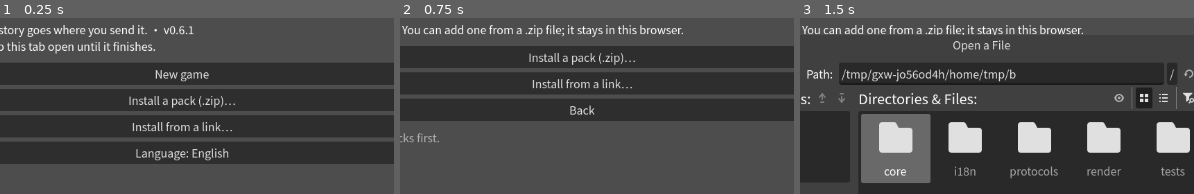
Above: before the commit, frames 1-3 (left to right).
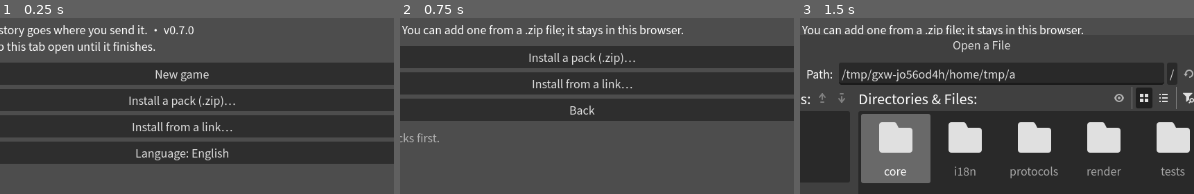
Above: after the commit, the same moments.

Repository: liberalluz/lethebar
Game: Godot game, scene res://render/main.tscn
Two runs of this game, one before a commit and one after it. Both use one fixed random seed, a clock stepped at 60 frames per second and the inputs below.
Inputs:
- Up to frame 1 (0.25 s): no input
- Up to frame 2 (0.75 s): click "New game" at 0.5 s
- Up to frame 3 (1.5 s): click "Install a pack (.zip)…" at 1.25 s
The pictures show only the part of the screen within x 26-76%, y 10-60%; the shares and areas given below are measured in that part.

The runs differ from the first frame. In frame 1, 0.1% of the frame differs, in the area x 45-50%, y 4-10%; in frame 2, nothing differs; in frame 3, less than 0.1%.

Commit message:
chore(repo): record the v0.7.0 release
Why: B75 to B80 are on main and no release names them: the changelog
still ended at v0.6.1, the project file still said 0.6.1, and both
READMEs described a version that could not build one run from two
packages. The six fragments fold here, the version moves, and the two
Status sections say what a player can now do with a layer.

Batch: B81

Diff:
--- a/app/project.godot
+++ b/app/project.godot
@@ -9,7 +9,7 @@
 ; The product version, and the only place it is written down. The tag, the
 ; release notes and the shell all read it from here, so a release does not have
 ; to keep three numbers in step by hand.
-config/version="0.6.1"
+config/version="0.7.0"
 config/description="An engine that ships no gameplay, plus plugins that carry both the story and the rules for playing it."
 run/main_scene="res://render/main.tscn"
 
Not shown, changed: CHANGELOG.md
Not shown, removed: changelog.d/B75-fixture-dirs.md
Not shown, removed: changelog.d/B76-layer-content.md
Not shown, removed: changelog.d/B77-assembly-entry.md
Not shown, removed: changelog.d/B78-package-model.md
Not shown, removed: changelog.d/B79-mod-layer.md
Not shown, removed: changelog.d/B80-layer-reload.md
